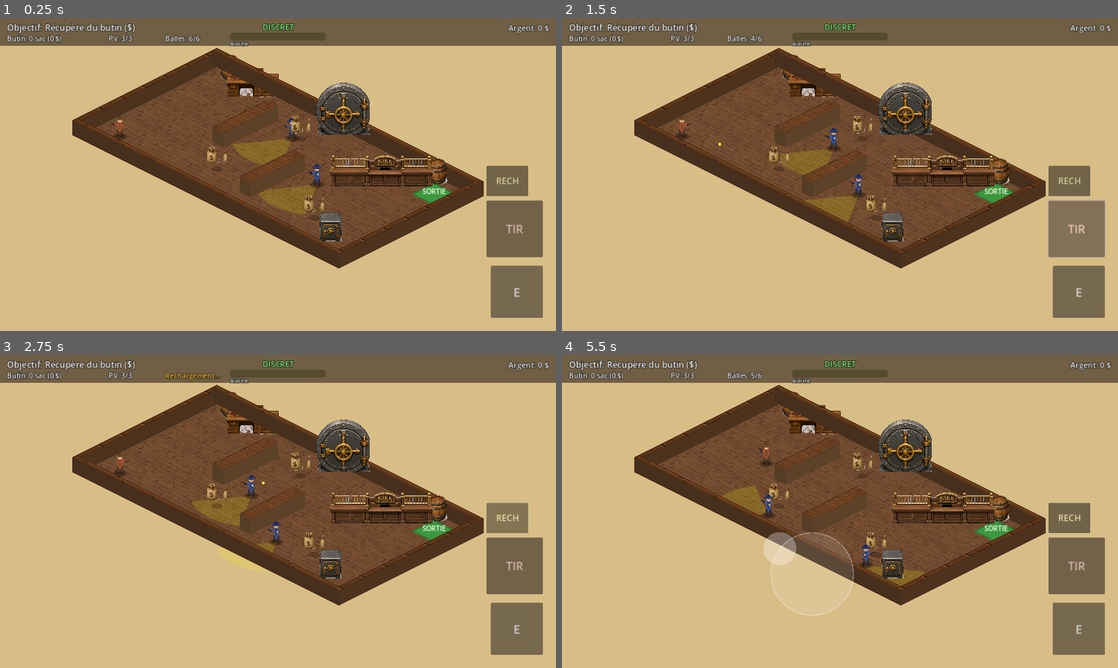
Above: before the commit, frames 1-4 (two rows, left to right).
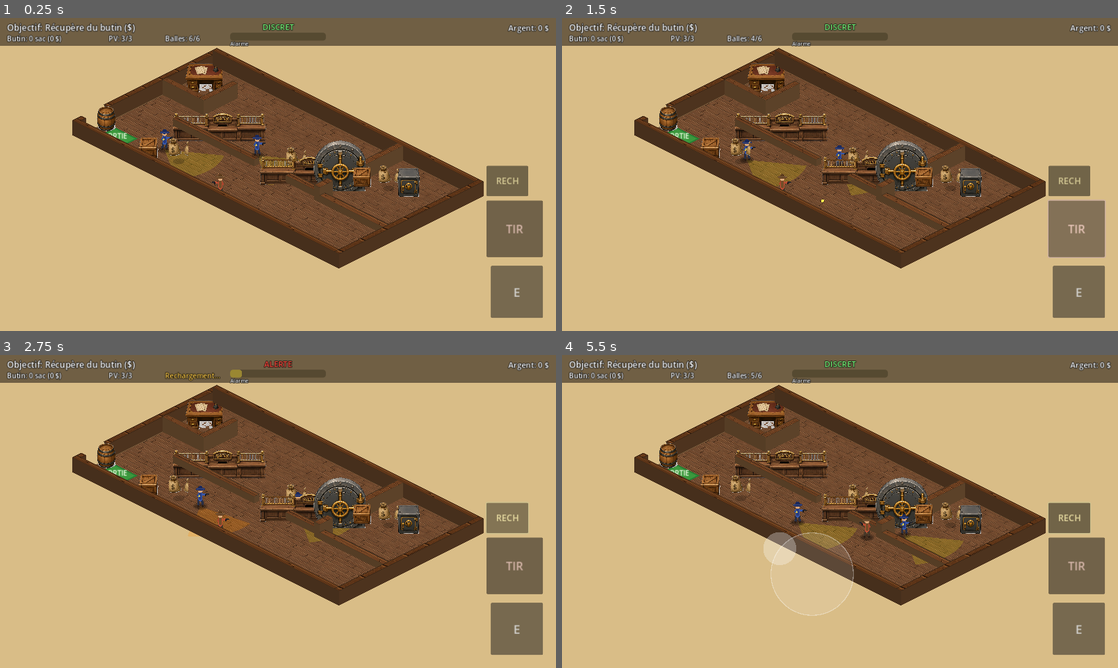
Above: after the commit, the same moments.

Repository: sebadiaz/Cowboys
Game: Godot game, scene res://scenes/MissionRoot.tscn
Same seed, same stepped clock (60 frames per second), same inputs: the game is played once before the commit and once after it. This scene is started directly instead of the project's main scene.
Inputs (mouse positions are in pixels of both pictures, inside the frame that each line leads up to):
- Up to frame 1 (0.25 s): no input
- Up to frame 2 (1.5 s): click "E" at 0.5 s; click "TIR" at 1.25 s
- Up to frame 3 (2.75 s): click "RECH" at 2 s
- Up to frame 4 (5.5 s): move the mouse to (962, 495) at 2.77 s; hold D (move_right) 2.78-3.5 s; hold Space (fire) 2.78-3.5 s; click (962, 495) at 2.92 s; drag from (728, 527) to (812, 574) at 3.52 s; move the mouse to (895, 442) at 4.27 s; hold D (move_right) 4.28-5 s; hold Space (fire) 4.28-5 s; drag from (812, 574) to (673, 464) at 5.02 s

The runs differ from the first frame. In frame 1, 10% of the frame differs, in the area x 14-82%, y 11-72%; in frame 2, 10%; in frame 3, 9.5%; in frame 4, 10%, in the area x 14-82%, y 11-74%.

Commit message:
Banque reorganisee comme une vraie banque (plan realiste iso)
- mission_manager: nouveau plan - hall public (bas), comptoir des guichets au
  centre avec passage, salle des coffres fermee (haut-droite) avec porte
  blindee + coffre, bureau du directeur (alcove haut-gauche), porte d'entree a
  gauche. Cloisons internes (vault, comptoir, bureau) + ouvertures
- data/mission_01.json: positions alignees sur le nouveau plan (start hall,
  exit porte gauche, safe + butin dans le coffre/derriere comptoir/hall)
- iso_renderer: cloisons basses pour le comptoir (low walls), meubles 'BANK'
  poses le long, porte blindee dans l'ouverture du vault, bureau/tonneaux/caisses
  places coheremment (plus de props eparpilles)
- Verifie: parse OK, points cles hors murs, trajets start->passage->vault->coffre
  et start->sortie/butin tous libres, rendu a l'ecran, export Web OK

Diff:
--- a/data/mission_01.json
+++ b/data/mission_01.json
@@ -1,15 +1,15 @@
 {
 	"name": "Braquage de la First Frontier Bank",
-	"player_start": [110, 540],
-	"exit": [1060, 100],
-	"safe": { "pos": [1040, 540], "value": 500, "open_time": 2.5 },
+	"player_start": [590, 575],
+	"exit": [110, 560],
+	"safe": { "pos": [1015, 170], "value": 500, "open_time": 2.5 },
 	"loot": [
-		{ "pos": [470, 470], "value": 150 },
-		{ "pos": [900, 470], "value": 150 },
-		{ "pos": [520, 150], "value": 200 }
+		{ "pos": [935, 175], "value": 250 },
+		{ "pos": [650, 300], "value": 150 },
+		{ "pos": [350, 520], "value": 150 }
 	],
 	"guards": [
-		{ "route": [[500, 150], [500, 540], [250, 540], [250, 150]] },
-		{ "route": [[760, 300], [760, 540], [980, 540], [980, 300]] }
+		{ "route": [[480, 320], [1000, 320], [1000, 300], [480, 300]] },
+		{ "route": [[250, 500], [820, 500], [820, 470], [250, 470]] }
 	]
 }
--- a/scripts/iso_renderer.gd
+++ b/scripts/iso_renderer.gd
@@ -53,20 +53,29 @@
 func _build_billboards() -> void:
 	_billboards.clear()
 	_box_walls.clear()
-	# Murs : boîtes 3D, sauf le long obstacle intérieur horizontal -> comptoir.
+	# Tous les murs/cloisons sont dessinés en boîtes 3D (hauteur selon type).
 	for w in walls:
 		var r: Rect2 = w["rect"]
-		var outer: bool = w["outer"]
-		if not outer and r.size.x >= 150.0 and r.size.x >= r.size.y:
-			_add_bb(SHEET_BUILD, R_COUNTER, r.get_center(), 78.0)
-		else:
-			_box_walls.append(w)
-	# Props décoratifs adossés au mur du fond (sans collision).
-	_add_bb(SHEET_OBJ, R_VAULT, Vector2(590, 44), 120.0)
-	_add_bb(SHEET_OBJ, R_BARREL, Vector2(120, 64), 74.0)
-	_add_bb(SHEET_OBJ, R_BARREL, Vector2(1040, 64), 74.0)
-	_add_bb(SHEET_OBJ, R_CRATE, Vector2(300, 62), 70.0)
-	_add_bb(SHEET_OBJ, R_DESK, Vector2(210, 90), 84.0)
+		# Les cloisons intérieures basses (comptoir guichet à y~354) restent des
+		# murs bas pour laisser voir par-dessus ; le reste = pleine hauteur.
+		var low: bool = (not w["outer"]) and r.position.y > 340 and r.position.y < 380 and r.size.x > r.size.y
+		_box_walls.append({"rect": r, "outer": w["outer"], "low": low})
+
+	# Comptoir des guichets : meubles "BANK" posés le long de la cloison basse.
+	_add_bb(SHEET_BUILD, R_COUNTER, Vector2(360, 343), 70.0)
+	_add_bb(SHEET_BUILD, R_COUNTER, Vector2(745, 343), 70.0)
+
+	# Salle des coffres : porte blindée dans l'ouverture du mur (x=820, y~290).
+	_add_bb(SHEET_OBJ, R_VAULT, Vector2(832, 300), 116.0)
+
+	# Bureau du directeur (alcôve haut-gauche) : bureau.
+	_add_bb(SHEET_OBJ, R_DESK, Vector2(100, 160), 84.0)
+
+	# Décor du hall public (bas) : tonneaux et caisses contre les murs.
+	_add_bb(SHEET_OBJ, R_BARREL, Vector2(70, 560), 70.0)
+	_add_bb(SHEET_OBJ, R_CRATE, Vector2(300, 595), 62.0)
+	# Salle des coffres : caisse de lingots à côté du coffre (coffre = 1015,170).
+	_add_bb(SHEET_OBJ, R_CRATE, Vector2(900, 250), 60.0)
 
 
 func _add_bb(tex: Texture2D, region: Rect2, pos: Vector2, h: float) -> void:
@@ -113,7 +122,8 @@
 		match it["kind"]:
 			"wall":
 				var wd: Dictionary = it["data"]
-				_draw_box(wd["rect"], Iso.WALL_HEIGHT, wd["outer"])
+				var wh: float = 16.0 if wd.get("low", false) else Iso.WALL_HEIGHT
+				_draw_box(wd["rect"], wh, wd["outer"])
 			"bb":
 				var d: Dictionary = it["data"]
 				_billboard(d["tex"], d["region"], d["pos"], d["h"])
--- a/scripts/mission_manager.gd
+++ b/scripts/mission_manager.gd
@@ -13,18 +13,20 @@
 const CONFIG_PATH := "res://data/mission_01.json"
 
 # Configuration par défaut si le fichier de données est absent ou invalide.
+# Plan de banque réaliste : hall public (bas), comptoir des guichets (milieu,
+# avec passage), salle des coffres fermée (haut-droite), bureau (haut-gauche).
 const DEFAULT_CFG := {
-	"player_start": [110, 540],
-	"exit": [1060, 100],
-	"safe": {"pos": [1040, 540], "value": 500, "open_time": 2.5},
+	"player_start": [590, 575],          # entrée (hall public, en bas)
+	"exit": [110, 560],                  # porte d'entrée (front, bas-gauche)
+	"safe": {"pos": [1015, 170], "value": 500, "open_time": 2.5},  # dans le coffre-fort
 	"loot": [
-		{"pos": [470, 470], "value": 150},
-		{"pos": [900, 470], "value": 150},
-		{"pos": [520, 150], "value": 200},
+		{"pos": [935, 175], "value": 250},   # dans la salle des coffres
+		{"pos": [650, 300], "value": 150},   # derrière le comptoir
+		{"pos": [350, 520], "value": 150},   # dans le hall
 	],
 	"guards": [
-		{"route": [[500, 150], [500, 540], [250, 540], [250, 150]]},
-		{"route": [[760, 300], [760, 540], [980, 540], [980, 300]]},
+		{"route": [[480, 320], [1000, 320], [1000, 300], [480, 300]]},  # zone personnel
+		{"route": [[250, 500], [820, 500], [820, 470], [250, 470]]},    # hall public
 	],
 }
 
@@ -143,15 +145,28 @@
 
 
 func _build_walls() -> void:
-	# Murs extérieurs (épaisseur 20).
-	_add_wall(Rect2(0, 0, 1180, 20), true)
-	_add_wall(Rect2(0, 620, 1180, 20), true)
-	_add_wall(Rect2(0, 0, 20, 640), true)
-	_add_wall(Rect2(1160, 0, 20, 640), true)
-	# Comptoirs intérieurs.
-	_add_wall(Rect2(340, 120, 50, 240))
-	_add_wall(Rect2(620, 280, 50, 240))
-	_add_wall(Rect2(800, 160, 240, 50))
+	# Murs extérieurs (épaisseur 20). Porte d'entrée = trou dans le mur gauche.
+	_add_wall(Rect2(0, 0, 1180, 20), true)            # haut
+	_add_wall(Rect2(0, 620, 1180, 20), true)          # bas
+	_add_wall(Rect2(1160, 0, 20, 640), true)          # droite
+	_add_wall(Rect2(0, 0, 20, 500), true)             # gauche (au-dessus de la porte)
+	_add_wall(Rect2(0, 600, 20, 40), true)            # gauche (sous la porte)
+
+	# --- Salle des coffres (vault) fermée, haut-droite, avec une ouverture ---
+	# Cloison verticale gauche du coffre (x=820), trou d'entrée vers y=250..330.
+	_add_wall(Rect2(820, 20, 24, 230))                # haut du mur vertical
+	_add_wall(Rect2(820, 330, 24, 60))                # bas du mur vertical
+	# Cloison horizontale basse du coffre (y=370), de x=820 à droite.
+	_add_wall(Rect2(844, 366, 316, 24))
+
+	# --- Comptoir des guichets : sépare hall (bas) du personnel (haut) ---
+	# Cloison basse du comptoir à y=360, avec un passage (gap) vers x=560..660.
+	_add_wall(Rect2(180, 354, 360, 22))               # tronçon gauche
+	_add_wall(Rect2(680, 354, 140, 22))               # tronçon droit (jusqu'au vault)
+
+	# --- Bureau du directeur (haut-gauche), petite alcôve ---
+	_add_wall(Rect2(180, 110, 22, 150))               # cloison verticale du bureau
+	_add_wall(Rect2(20, 240, 182, 22))                # cloison horizontale du bureau
 
 
 ## Crée la collision cartésienne du mur ; le visuel iso est géré par le renderer.
